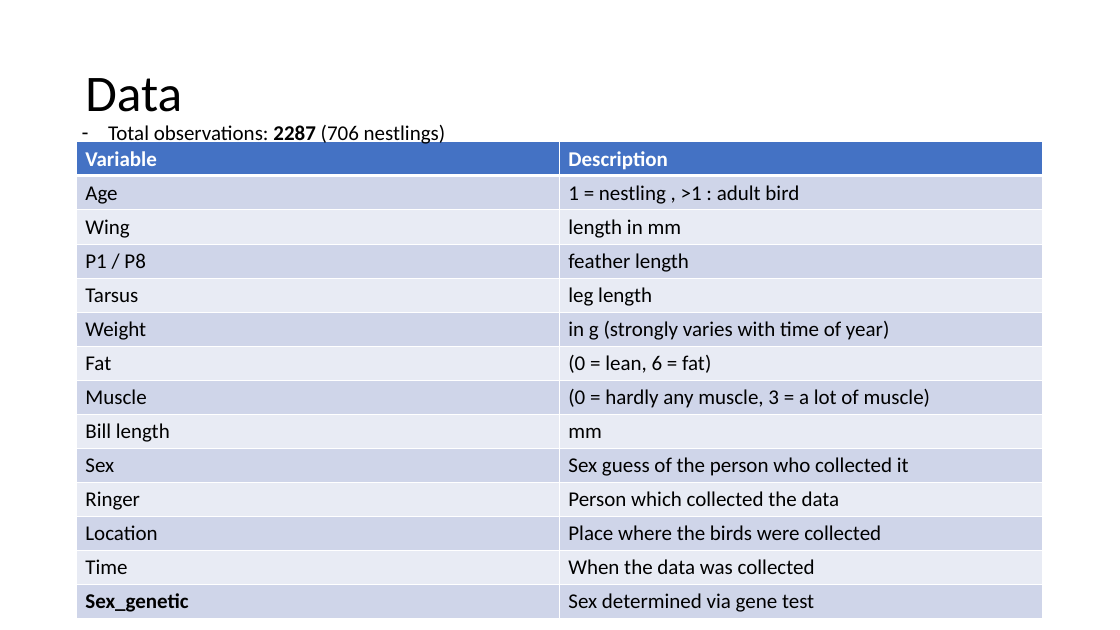
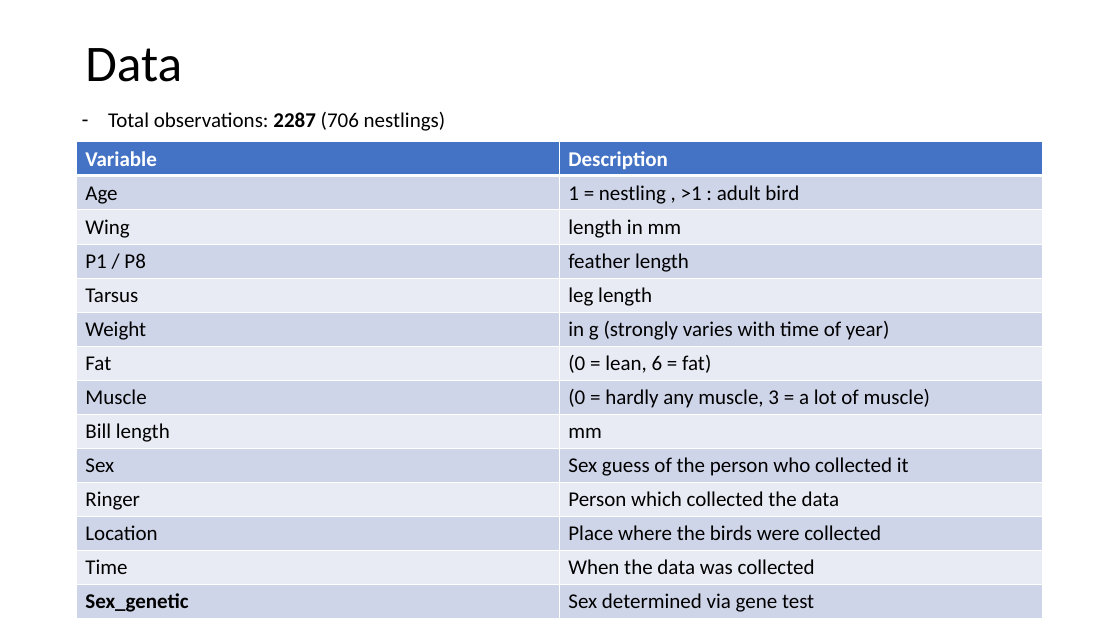
Before and after one commit to AlderCoder/Snow-finches, a slide deck: slide 6 of initial presentation.pptx (slide 5 before the commit). Drawn at 1120x630 pixels with LibreOffice and Linux fonts; fonts in the diff are those of the drawing. Boxes give left, top, right and bottom in pixels: in the first picture for what was removed or moved away, otherwise in the second. Text is boxed around its words. In the diff, an @@ line names an element or a change of style, - is before the commit and + after.

```diff
--- a/initial presentation.pptx
+++ b/initial presentation.pptx
@@ title "Data": place and size @@
-title "Data" at [85,78,182,112]
+title "Data" at [85,48,182,82]
@@ text "Total observations: 2287 (706 nestlings)": place and size @@
-text "Total observations: 2287 (706 nestlings)" at [108,125,446,146]
+text "Total observations: 2287 (706 nestlings)" at [108,112,446,131]
```
Also in this commit, not shown: 2 other slides changed, 5 slides added, 2 slides removed, 1 other file.
